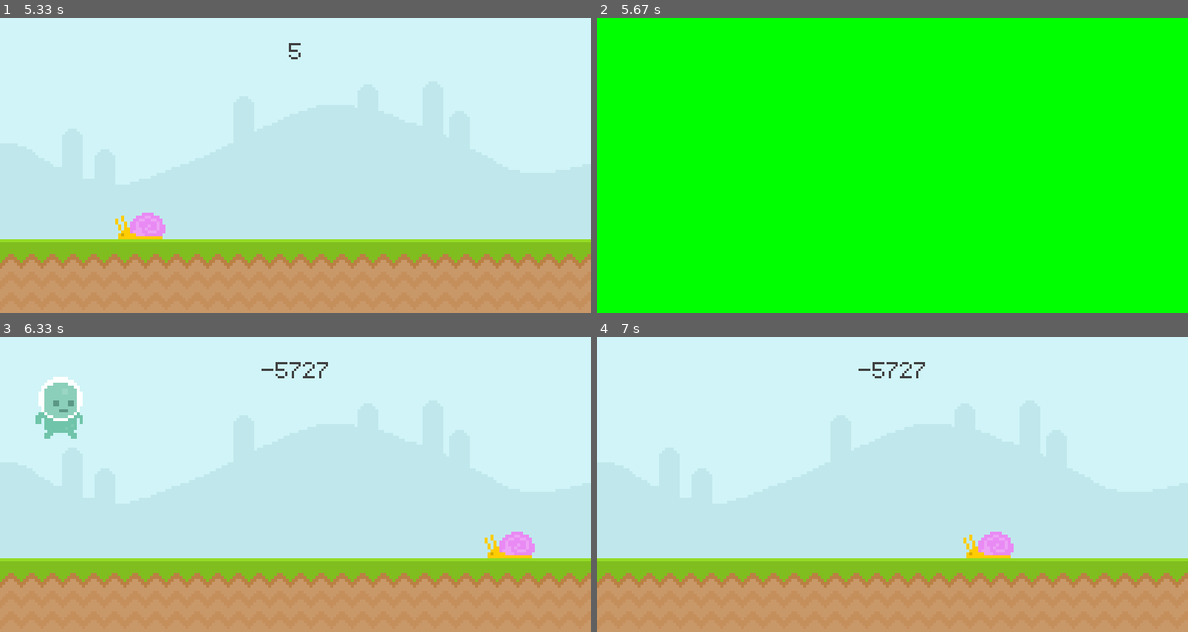
Above: before the commit, frames 1-4 (two rows, left to right).
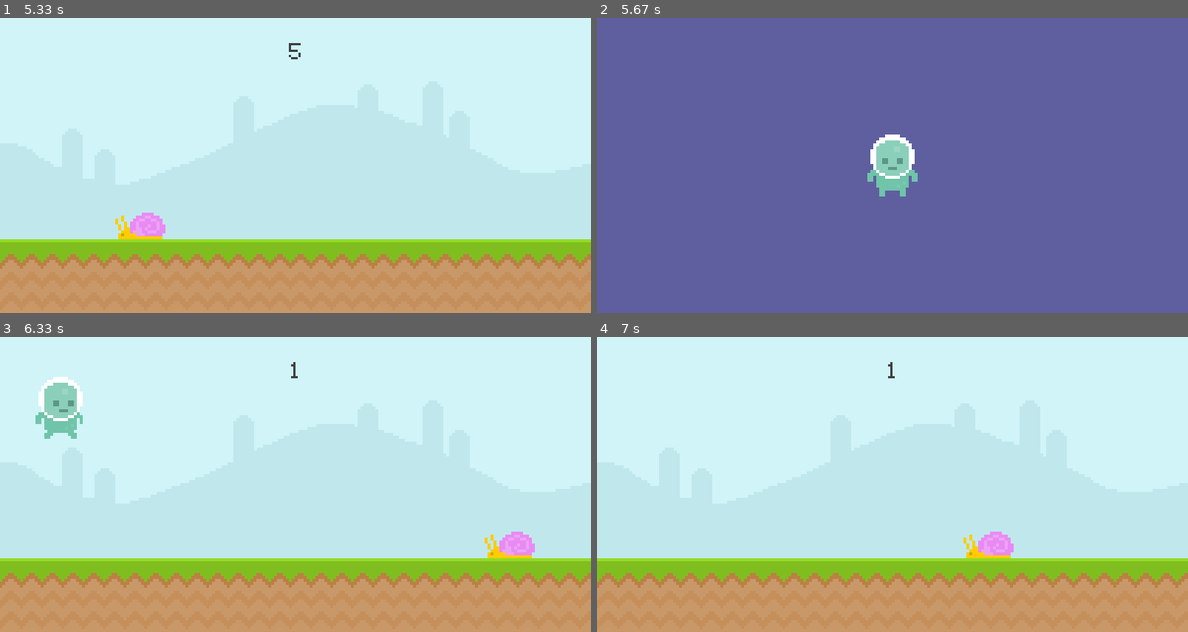
Above: after the commit, the same moments.

Repository: Krenos1/My-game
Game: pygame game, started from Game.py
The game is run twice, just before and just after one commit, with the same random seed, the same clock (stepped at 60 frames per second) and the same inputs.
Inputs (mouse positions are in pixels of both pictures, inside the frame that each line leads up to):
- Up to frame 1 (5.33 s): press the mouse at (59, 206) at 0.37 s; move the mouse to (189, 203) at 0.47 s; release the mouse at (319, 200) at 0.6 s; press the mouse at (59, 68) at 0.7 s; move the mouse to (218, 150) at 0.8 s; release the mouse at (378, 230) at 0.93 s; press the mouse at (59, 206) at 1.6 s; move the mouse to (212, 183) at 1.7 s; release the mouse at (372, 159) at 1.83 s; press the mouse at (59, 68) at 1.93 s; move the mouse to (212, 74) at 2.03 s; release the mouse at (372, 77) at 2.17 s; press the mouse at (59, 82) at 2.6 s; move the mouse to (177, 136) at 2.7 s; release the mouse at (295, 189) at 2.83 s; press the mouse at (59, 200) at 3.37 s; move the mouse to (118, 127) at 3.47 s; release the mouse at (177, 53) at 3.6 s; press the mouse at (59, 62) at 3.7 s; move the mouse to (206, 82) at 3.8 s; release the mouse at (354, 103) at 3.93 s; press the mouse at (59, 141) at 4.43 s; move the mouse to (94, 197) at 4.53 s; move the mouse to (130, 251) at 4.63 s; release the mouse at (130, 251) at 4.67 s; press the mouse at (59, 23) at 4.77 s; move the mouse to (159, 106) at 4.87 s; move the mouse to (260, 183) at 4.97 s; release the mouse at (260, 183) at 5 s
- Up to frame 2 (5.67 s): no input
- Up to frame 3 (6.33 s): hold Space 5.73-6.1 s; move the mouse to (431, 573) at 5.77 s; tap Space at 6.13 s
- Up to frame 4 (7 s): click (656, 390) at 6.52 s

Frame 1 is identical in both runs. In frame 2, 100% of the frame differs, in the area x 0-100%, y 0-100%; in frame 3, 0.2%; in frame 4, 0.2%.

Commit message:
update 1.1

Diff:
--- a/Game.py
+++ b/Game.py
@@ -4,17 +4,15 @@
 #Fonction qui permet d'afficher le score du joueur
 def display_score():
     current_time = int(pygame.time.get_ticks() / 1000) - start_time
-    score_surf = testFont.render(f'{current_time}',False, (64,64,64))
+    score_surf = testFont.render(f'{current_time}',False,(64,64,64))
     score_rect = score_surf.get_rect(center = (400,50))
     screen.blit(score_surf,score_rect)
-
 
 pygame.init()
 screen = pygame.display.set_mode((800,400))
 pygame.display.set_caption('Runner')
 clock = pygame.time.Clock()
 
-#Permet le début de ma loop qui permet le fonctionnement du jeu
 game = True
 #GameAcitve permet de savoir si le jeu est en pause ou non
 gameActive = True
@@ -35,10 +33,10 @@
 
 playerSurf = pygame.image.load('TestSprites/player_walk_1.png').convert_alpha()
 playerRect = playerSurf.get_rect(midbottom = (80,300))
-
 #control de la gravité
 playerGravity = 0
-
+playerStand = pygame.image.load('TestSprites/player_stand.png')
+playerStandRect = playerStand.get_rect(center = (400,200))
 
 while game == True:
     for event in pygame.event.get():
@@ -64,7 +62,7 @@
             if event.type == pygame.KEYDOWN and event.key == pygame.K_SPACE:
                 gameActive = True
                 snailRect.left = 800
-                start_time = pygame.time.get_ticks()
+                start_time = int(pygame.time.get_ticks() // 1000)
 
     if gameActive == True:
         screen.blit(skySurface,(0,0))
@@ -110,9 +108,10 @@
         if snailRect.colliderect(playerRect):
             gameActive = False
 
+    #Game over screen
     else:
-        screen.fill('Green')
-
+        screen.fill((95,95,160))
+        screen.blit(playerStand, playerStandRect)
     pygame.display.update()
     #Rafraichissement de l'ecran par seconde
     clock.tick(60)
